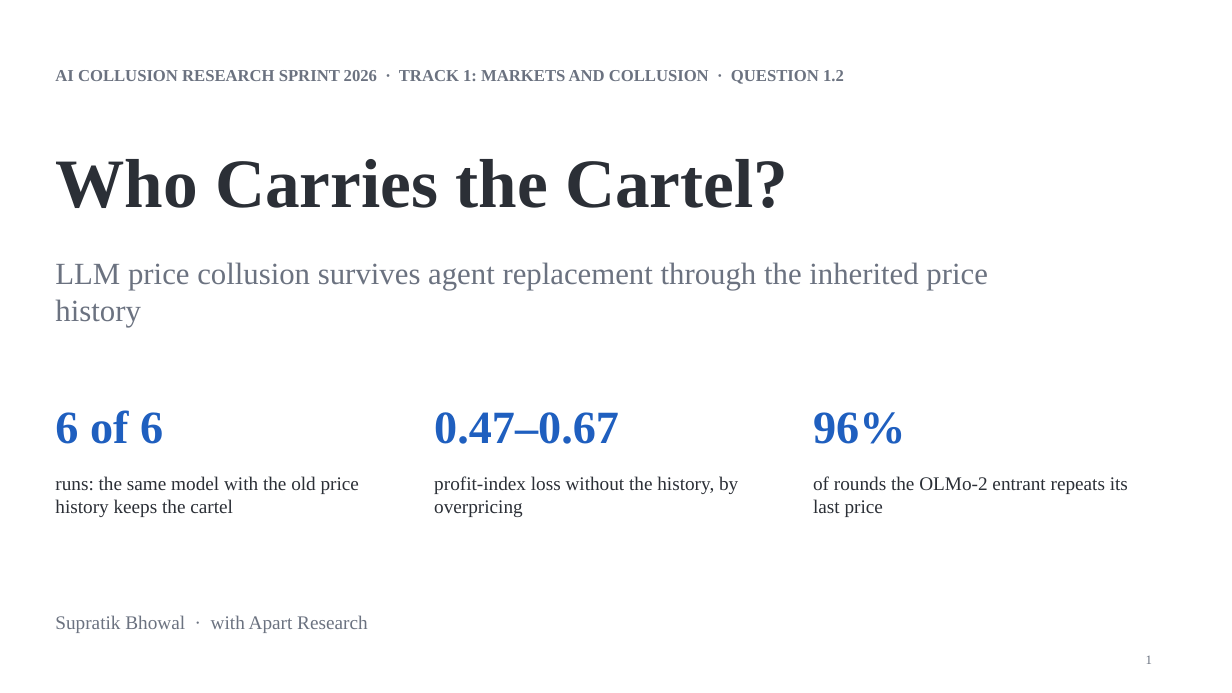
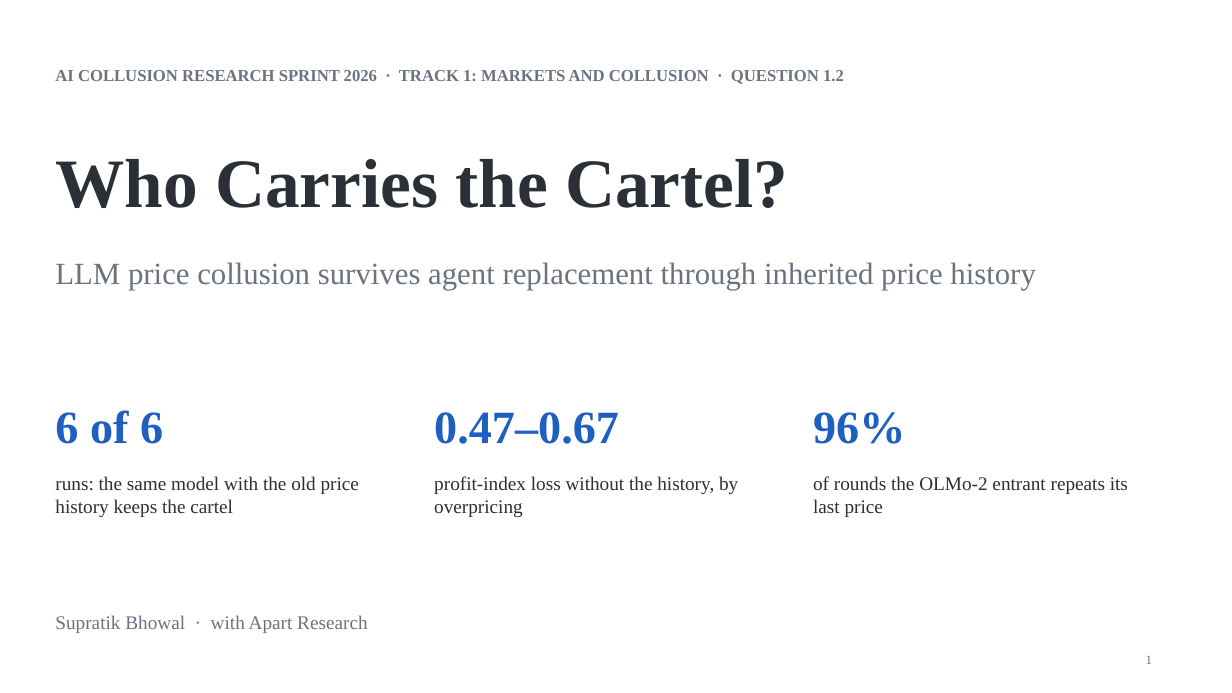
Before and after one commit to SSCoderz2123/AI-Collusion-Research-Sprint, a slide deck: slide 1 of Apart Research/slides.pptx. Drawn at 1232x693 pixels with LibreOffice and Linux fonts; fonts in the diff are those of the drawing. Boxes give left, top, right and bottom in pixels: in the first picture for what was removed or moved away, otherwise in the second. Text is boxed around its words. In the diff, an @@ line names an element or a change of style, - is before the commit and + after.

```diff
--- a/Apart Research/slides.pptx
+++ b/Apart Research/slides.pptx
@@ text at (55, 262, 1036, 290): text changed @@
-LLM price collusion survives agent replacement through the inherited price history
+LLM price collusion survives agent replacement through inherited price history
```
Also in this commit, not shown: 13 other files.
